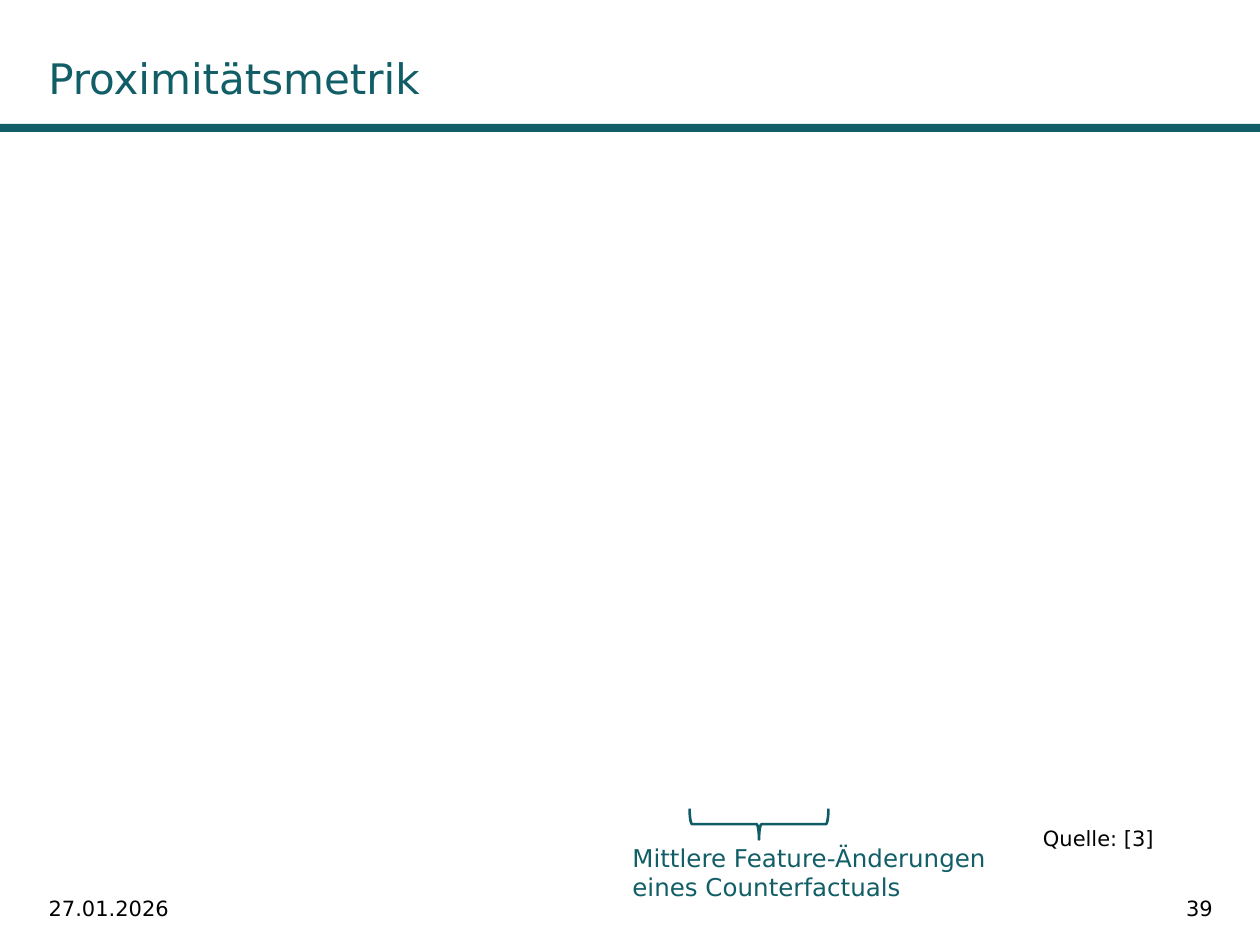
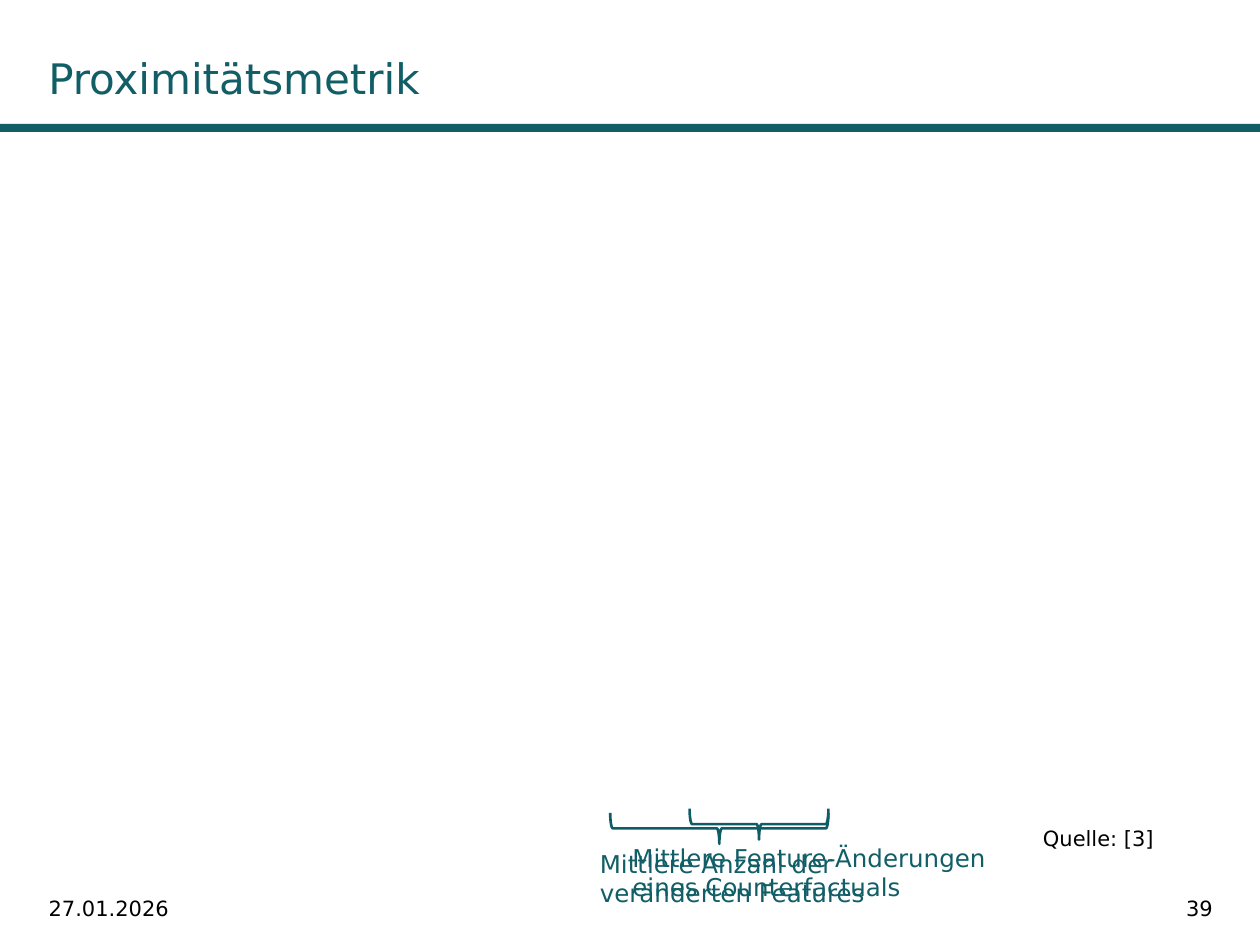
Before and after one commit to fabiw98/Seminar_DICE, a slide deck: slide 39 of Präsentation/PräsentationDiCE.pptx. Drawn at 1260x945 pixels with LibreOffice and Linux fonts; fonts in the diff are those of the drawing; grey boxes stand for pictures; background and template pictures are left out. Boxes give left, top, right and bottom in pixels: in the first picture for what was removed or moved away, otherwise in the second. Text is boxed around its words. In the diff, an @@ line names an element or a change of style, - is before the commit and + after.

```diff
--- a/Präsentation/PräsentationDiCE.pptx
+++ b/Präsentation/PräsentationDiCE.pptx
@@ rectangle added at (x1=581, y1=714, x2=680, y2=813), fill #FFFFFF @@
@@ right brace added at (x1=611, y1=813, x2=829, y2=844), outline #0F5E67 1.5 pt @@
@@ text added at (x1=600, y1=853, x2=865, y2=903), 14 pt, text #115E67 @@
+Mittlere Anzahl der veränderten Features
```
Also in this commit, not shown: 44 other slides changed, 8 slides added.
